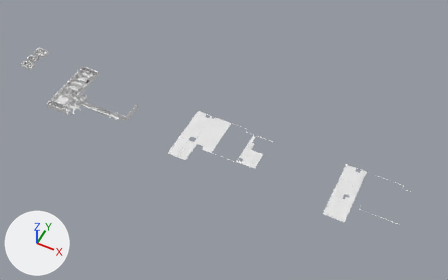
A saved change to the FBX model Plan Blender/plan.fbx.
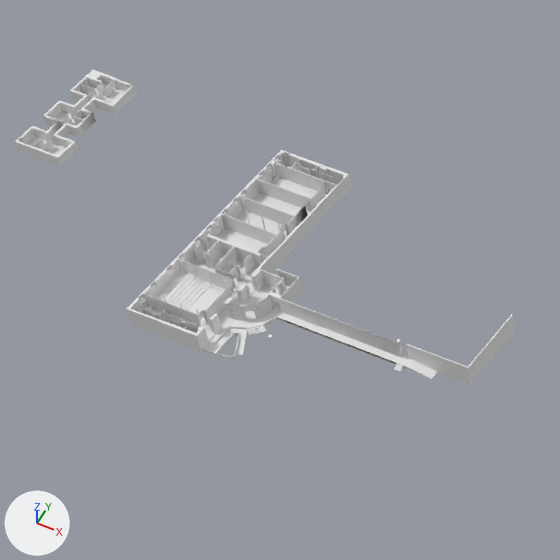
Each version is shown whole from a 50 mm lens placed at (2798.0, -2629.0, 3693.0), pointed at (1316.0, 334.0, -11.0), then close up on the part from 4% to 33% of the width and 11% to 58% of the height. Every picture has the same lights, and +X, +Y and +Z are marked at lower left. Where no turn or scale is listed for an object, it has been applied to the vertices. Vertices at the same position are counted once.

Objects in the first close-up: 'APC_QUAI', 'ENTREE_PLATEFORME_ESCALIER', 'I01_MARCHE', 'PLAN_CAVE', 'PLAN_RDC', 'SOL_RDC'.
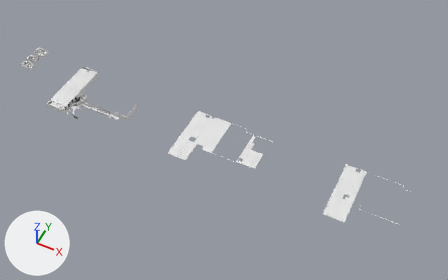
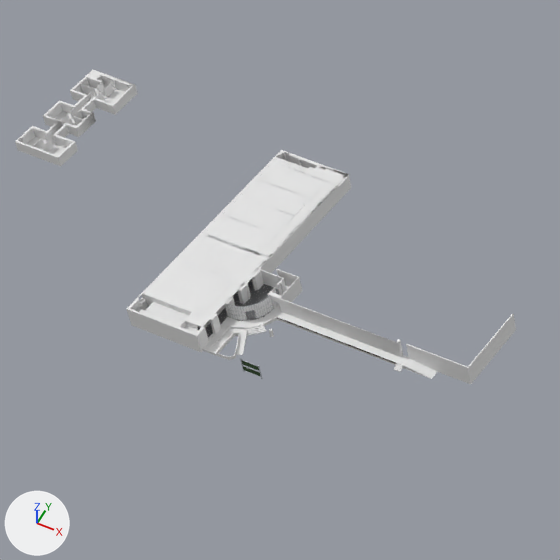
What changed in the scene script:
```text
Change me_cube_015:
    used by ob_sol_rdc; location = (-129.0, 0.0, 0.0)
    remove me_cube_015.from_pydata(...)  # 172 vertices, 13 faces; spans x -33.0..210.0, y 25.0..512.0, z 0.0
    add me_cube_015.from_pydata(...)  # 281 vertices, 10 faces; spans x -33.0..128.0, y 4.0..512.0, z 0.0
    me_cube_015 part 1: 7 vertices moved from x -33.0..129.0, y 39.0..479.0, z 0.0 to x -33.0..128.0, y 33.0..479.0, z 0.0; 31 vertices removed from x -21.0..189.0, y 48.0..238.0, z 0.0; 110 vertices added at x -32.0..126.0, y 6.0..506.0, z 0.0
Add me_cube_030:
    me_cube_030.from_pydata([(-22.2, 2.4, 24.8), (-13.5, 47.8, 24.8), (83.0, 24.0, 24.8), (83.0, 48.0, 24.8), (-22.2, 21.7, 24.8), (124.8, 3.9, 24.8), (-13.4, 21.7, 24.8), (122.5, 24.1, 24.8)], [], [(1, 3, 2, 7, 5, 0, 4, 6)])
Add me_cube_031:
    me_cube_031.from_pydata([(-29.0, 479.0, 37.0), (126.0, 185.0, 37.0), (127.0, 518.0, 37.0), (56.0, 512.0, 37.0), (45.0, 496.0, 37.0), (56.0, 497.0, 37.0), (45.0, 480.0, 37.0), (-33.0, 49.0, 37.0), (84.0, 48.0, 37.0), (122.0, 25.0, 37.0), (84.0, 25.0, 37.0), (126.0, 162.0, 37.0)], [], [(2, 1, 11, 9, 10, 8, 7, 0, 6, 4, 5, 3)])
Add me_cube_029:
    me_cube_029.from_pydata(...)  # 61304 vertices, 38315 faces; spans x -194.0..27.0, y 37.0..547.0, z 0.0
    me_cube_029.materials.append(mat_material)  # picture img_polygonstarter_texture_01_png
Add me_cube_024:
    me_cube_024.from_pydata(...)  # 168 vertices, 112 faces; spans x 77.8..120.6, y 22.3..24.8, z -0.4..37.1
    me_cube_024.materials.append(mat_material)  # picture img_polygonstarter_texture_01_png
Add me_cube_025:
    me_cube_025.from_pydata(...)  # 15440 vertices, 9650 faces; spans x -198.0..-31.0, y 59.0..549.0, z 37.0
Add ob_rdc_plafond_wc:
    ob_rdc_plafond_wc = bpy.data.objects.new('RDC_PLAFOND_WC', me_cube_030)
    ob_rdc_plafond_wc.location = (-129.0, 0.0, 0.0)
Add ob_rdc_plafond:
    ob_rdc_plafond = bpy.data.objects.new('RDC_PLAFOND', me_cube_031)
    ob_rdc_plafond.location = (-129.0, 0.0, 0.0)
Add ob_rdc_sol_carrelage:
    ob_rdc_sol_carrelage = bpy.data.objects.new('RDC_SOL_CARRELAGE', me_cube_029)
    ob_rdc_sol_carrelage.location = (32.0, -35.0, 0.0)
Add ob_rdc_i01_tableau:
    ob_rdc_i01_tableau = bpy.data.objects.new('RDC_I01_TABLEAU', me_cube_024)
    ob_rdc_i01_tableau.location = (32.0, -35.0, 0.0)
Add ob_rdc_plafond_plaque:
    ob_rdc_plafond_plaque = bpy.data.objects.new('RDC_PLAFOND_PLAQUE', me_cube_025)
    ob_rdc_plafond_plaque.location = (32.0, -35.0, 0.0)
```

Boxes (x1, y1, x2, y2) around the edits, measured in the close-ups (560 x 560 px):
'RDC_PLAFOND', added
    after: (145, 163, 347, 327)
'RDC_SOL_CARRELAGE', added
    after: (198, 279, 279, 337)
'RDC_PLAFOND_WC', added
    after: (139, 302, 199, 333)
'RDC_PLAFOND_PLAQUE', added
    after: (146, 157, 346, 327)
'RDC_I01_TABLEAU', added
    after: (240, 358, 263, 379)
part 1 of me_cube_015, built on
    before: (182, 177, 332, 337)
    after: (203, 285, 251, 335)
